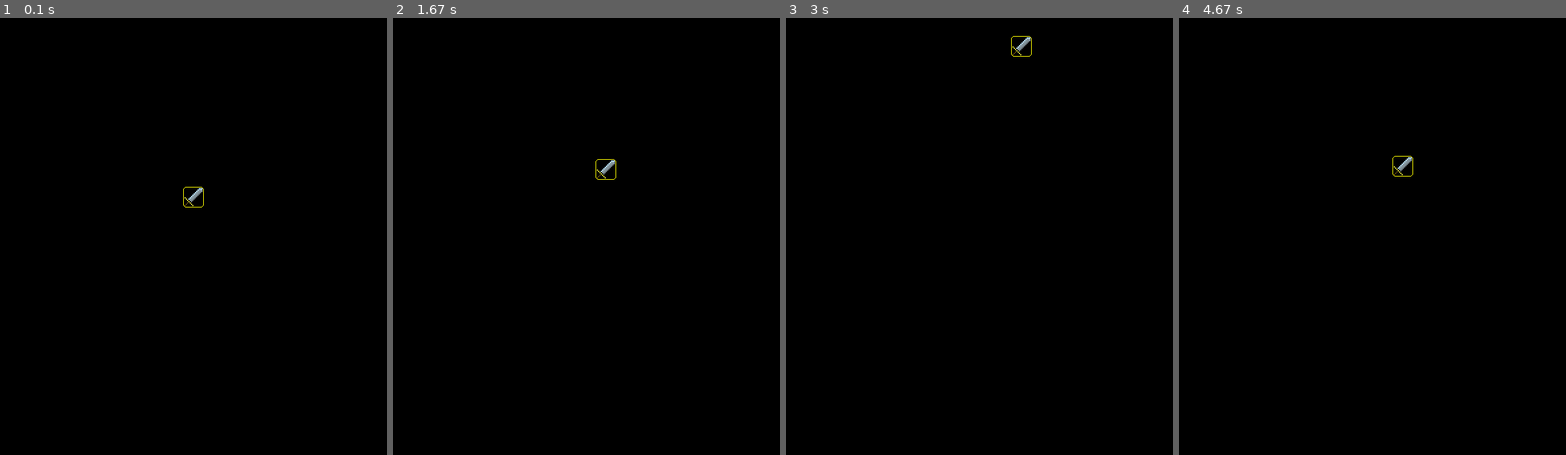
Above: before the commit, frames 1-4 (left to right).
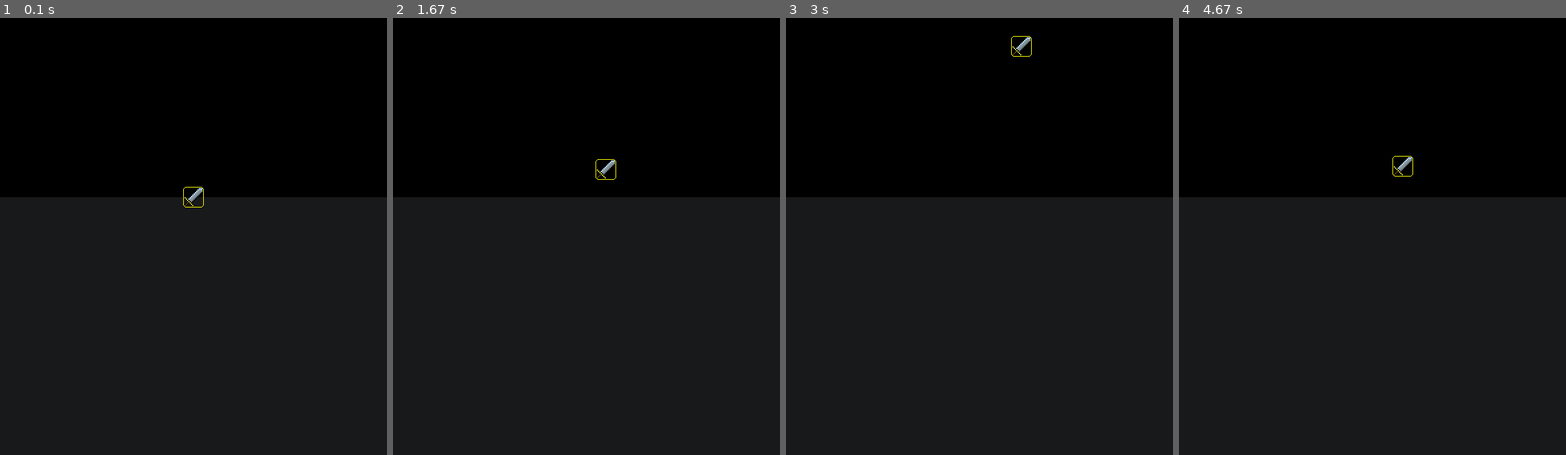
Above: after the commit, the same moments.

Repository: amirowns/starting
Game: pygame game, started from VSC_folder/anotherGAME.py
Two runs of this game, one before a commit and one after it. Both use one fixed random seed, a clock stepped at 60 frames per second and the inputs below.
Inputs (mouse positions are in pixels of both pictures, inside the frame that each line leads up to):
- Up to frame 1 (0.1 s): no input
- Up to frame 2 (1.67 s): press the mouse at (586, 197) at 0.37 s; move the mouse to (524, 157) at 0.47 s; release the mouse at (466, 118) at 0.6 s; press the mouse at (466, 118) at 0.7 s; move the mouse to (543, 223) at 0.8 s; release the mouse at (621, 328) at 0.93 s; press the mouse at (621, 328) at 1.53 s; move the mouse to (605, 170) at 1.63 s
- Up to frame 3 (3 s): release the mouse at (outside the picture) at 1.77 s; press the mouse at (outside the picture) at 1.87 s; move the mouse to (975, 197) at 1.97 s; release the mouse at (971, 385) at 2.1 s; press the mouse at (971, 385) at 2.7 s; move the mouse to (994, 214) at 2.8 s; release the mouse at (1022, 44) at 2.93 s
- Up to frame 4 (4.67 s): press the mouse at (1415, 44) at 3.53 s; move the mouse to (1333, 135) at 3.63 s; release the mouse at (1252, 227) at 3.77 s; press the mouse at (1252, 227) at 4.37 s; move the mouse to (1326, 197) at 4.47 s; release the mouse at (1403, 166) at 4.6 s

The runs differ from the first frame. In frame 1, 59% of the frame differs, in the area x 0-100%, y 41-100%; in frame 2, 59%; in frame 3, 59%; in frame 4, 59%.

Commit message:
TT update

Diff:
--- a/VSC_folder/Button.py
+++ b/VSC_folder/Button.py
@@ -1,4 +1,7 @@
+import pygame
+
 WHITE = (255, 255, 255)
+
 
 def text_objects(text, font):
     textSurface = font.render(text, True, WHITE)
--- a/VSC_folder/anotherGAME.py
+++ b/VSC_folder/anotherGAME.py
@@ -12,6 +12,7 @@
 
 import sys
 import pygame
+import Button
 
 # create a clock to track time
 clock = pygame.time.Clock()
@@ -21,6 +22,12 @@
 WHITE = (255, 255, 255)
 BLACK = (0, 0, 0)
 YELLOW = (255, 255, 0)
+DARK_GRAY = (24, 25, 26)
+LIGHT_GRAY = (58, 59, 60)
+GREEN = (0, 200, 0)
+BRIGHT_GREEN = (40, 255, 0)
+RED = (200, 0, 0)
+BRIGHT_RED = (255, 40, 0)
 
 # set up pygame and its screen
 pygame.init()
@@ -64,7 +71,14 @@
 
         # fills screen so old swords get covered
         screen.fill(BLACK)
+        # bottom half of screen is dark gray
+        pygame.draw.rect(screen, DARK_GRAY, (0, DISPLAY_HEIGHT/2, DISPLAY_WIDTH, DISPLAY_HEIGHT/2))
 
+        # grid starting pos
+        MERGE_START_X = DISPLAY_WIDTH * 2/3
+        MERGE_START_Y = DISPLAY_HEIGHT * 2/3
+
+        # Button1 = Button.Button(None, DARK_GRAY, LIGHT_GRAY, None, (MERGE_START_X, MERGE_START_Y, 32, 32))
         # puts sword on screen
         screen.blit(sword_1, rect)
 
